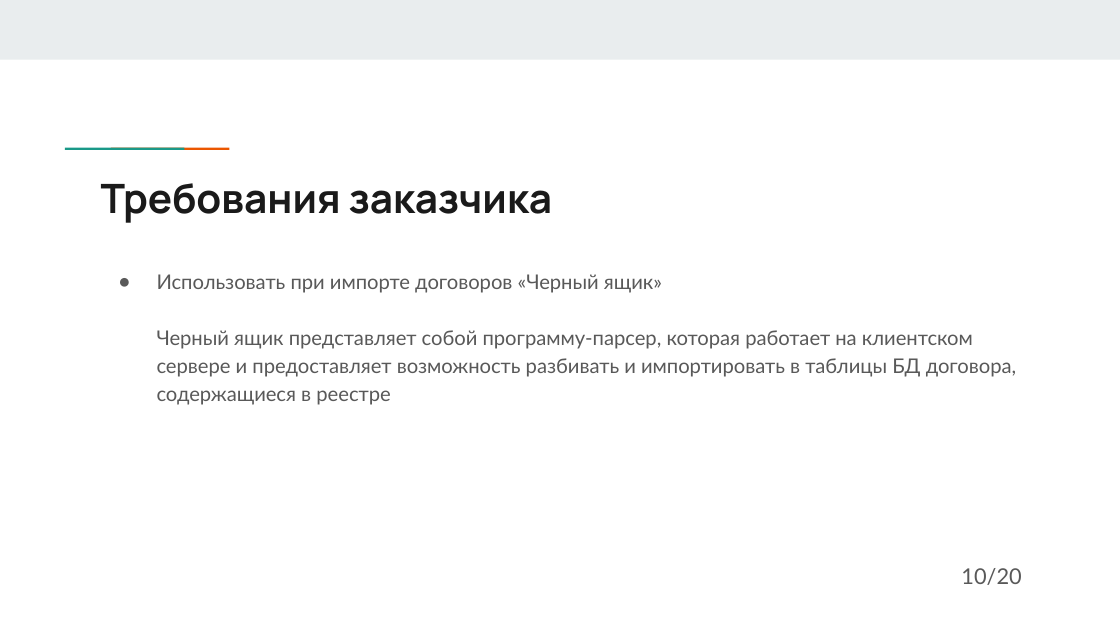
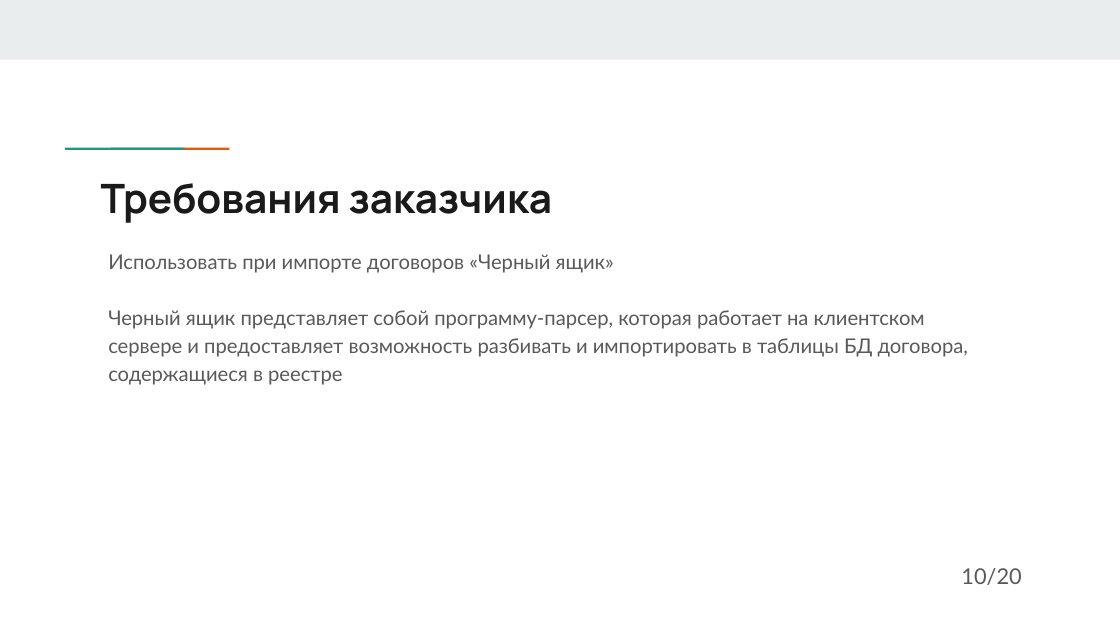
Before and after one commit to DaNkOMeN/MyDiplom, a slide deck: slide 11 of Последняя версия презентации.pptx. Drawn at 1120x630 pixels with LibreOffice and Linux fonts; fonts in the diff are those of the drawing. Boxes give left, top, right and bottom in pixels: in the first picture for what was removed or moved away, otherwise in the second. Text is boxed around its words. In the diff, an @@ line names an element or a change of style, - is before the commit and + after.

```diff
--- a/Последняя версия презентации.pptx
+++ b/Последняя версия презентации.pptx
@@ text "Использовать при импорте договоров «Черный ...": place and size @@
-text "Использовать при импорте договоров «Черный ..." at bbox=[157, 274, 1016, 405]
+text "Использовать при импорте договоров «Черный ..." at bbox=[108, 254, 968, 385]
@@ text at bbox=[108, 254, 614, 273]: bullet ● to none @@
```
Also in this commit, not shown: 4 other slides changed, 1 slide added, 1 other file.
